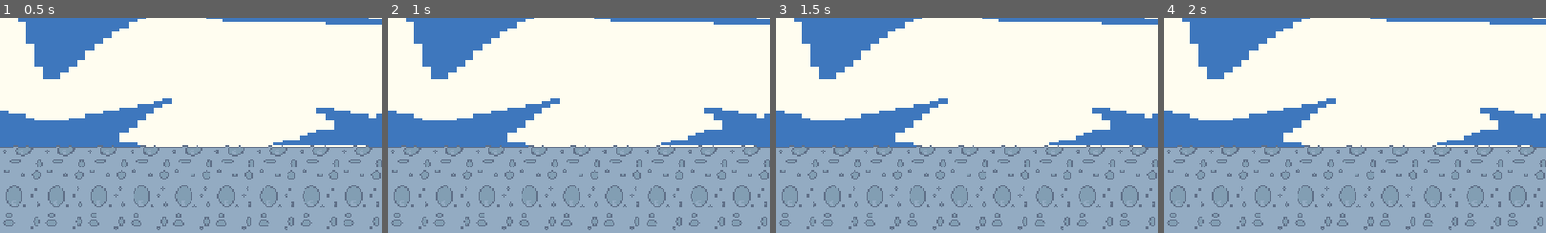
Above: before the commit, frames 1-4 (left to right).
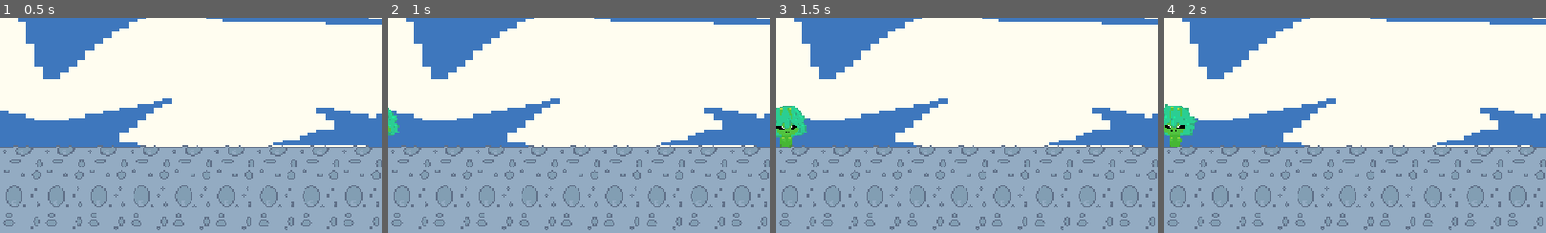
Above: after the commit, the same moments.

Repository: Kaaaamamura/Brothers-Of-The-Moon
Game: Godot game, scene res://Escenas/Mundo.tscn
The game is run twice, just before and just after one commit, with the same random seed, the same clock (stepped at 60 frames per second) and the same inputs. This scene is started directly instead of the project's main scene.
Inputs (mouse positions are % of the whole screen's width and height, from its top left):
- Up to frame 1 (0.5 s): no input
- Up to frame 2 (1 s): tap Enter (ui_accept) at 0.5 s; move the mouse to (72, 45) at 0.52 s; hold Right (ui_right) from 0.53 s (still down); tap Up (Jump) at 0.77 s
- Up to frame 3 (1.5 s): keep holding Right (ui_right); move the mouse to (30, 55) at 1.27 s
- Up to frame 4 (2 s): keep holding Right (ui_right); tap Up (Jump) at 1.52 s
The pictures show only the part of the screen within x 0-50%, y 15-65%; the shares and areas given below are measured in that part.

Frame 1 is identical in both runs. In frame 2, 0.3% of the frame differs, in the area x 0-3%, y 41-55%; in frame 3, 1.2%; in frame 4, 1.2%, in the area x 0-9%, y 40-60%.

Commit message:
Outro Hecha
Ya funciona la Outro del juego

Diff:
--- a/Entidades/Alien.tscn
+++ b/Entidades/Alien.tscn
@@ -1,6 +1,6 @@
 [gd_scene format=3 uid="uid://b8krgmvyfsi5e"]
 
-[ext_resource type="Script" uid="uid://dvgb5ha4mtvs4" path="res://Scripts/Enemigo.gd" id="1_jlm0l"]
+[ext_resource type="Script" uid="uid://0eeay6fihmv1" path="res://Scripts/alienEnd.gd" id="1_jlm0l"]
 [ext_resource type="Texture2D" uid="uid://ceu4ky5y21ywi" path="res://Sprites/Enemigos.png" id="2_jlm0l"]
 
 [sub_resource type="RectangleShape2D" id="RectangleShape2D_oi2iw"]
@@ -62,10 +62,10 @@
 visible = false
 shape = SubResource("CircleShape2D_th7r6")
 
-[node name="AreaDanio" type="Area2D" parent="." unique_id=1254889648]
+[node name="AreaOutro" type="Area2D" parent="." unique_id=1254889648]
 visible = false
 
-[node name="ColisionDanio" type="CollisionShape2D" parent="AreaDanio" unique_id=1537535900]
+[node name="ColisionOutro" type="CollisionShape2D" parent="AreaOutro" unique_id=1537535900]
 visible = false
 shape = SubResource("RectangleShape2D_hot64")
 
--- a/Escenas/Mundo.tscn
+++ b/Escenas/Mundo.tscn
@@ -225,17 +225,17 @@
 
 [node name="Enemigos" type="Node2D" parent="." unique_id=200746744]
 
-[node name="GataLien4" parent="Enemigos" unique_id=164729677 instance=ExtResource("14_mbule")]
+[node name="GataLien4" parent="Enemigos" unique_id=164729677 groups=["Enemigos"] instance=ExtResource("14_mbule")]
 position = Vector2(2332, -1868)
 
-[node name="AntLien4" parent="Enemigos" unique_id=1667058717 instance=ExtResource("15_i8y4t")]
+[node name="AntLien4" parent="Enemigos" unique_id=1667058717 groups=["Enemigos"] instance=ExtResource("15_i8y4t")]
 position = Vector2(2047, -1883)
 
-[node name="AntLien3" parent="Enemigos" unique_id=5419022 instance=ExtResource("15_i8y4t")]
+[node name="AntLien3" parent="Enemigos" unique_id=5419022 groups=["Enemigos"] instance=ExtResource("15_i8y4t")]
 position = Vector2(2553, -1867)
 
-[node name="GataLien2" parent="Enemigos" unique_id=853333619 instance=ExtResource("14_mbule")]
-position = Vector2(307, -1488)
+[node name="GataLien2" parent="Enemigos" unique_id=853333619 groups=["Enemigos"] instance=ExtResource("14_mbule")]
+position = Vector2(19, -1506)
 
 [node name="GataLien" parent="Enemigos" unique_id=1220856333 groups=["Enemigos"] instance=ExtResource("14_mbule")]
 position = Vector2(1828, -54)
@@ -246,32 +246,35 @@
 [node name="AntLien2" parent="Enemigos" unique_id=1690741543 groups=["Enemigos"] instance=ExtResource("15_i8y4t")]
 position = Vector2(797, -831)
 
-[node name="GataLien3" parent="Enemigos" unique_id=1525336516 instance=ExtResource("14_mbule")]
-position = Vector2(635, -1482)
-
-[node name="GataLien5" parent="Enemigos" unique_id=1482012705 instance=ExtResource("14_mbule")]
+[node name="GataLien3" parent="Enemigos" unique_id=1525336516 groups=["Enemigos"] instance=ExtResource("14_mbule")]
+position = Vector2(408, -1520)
+
+[node name="GataLien5" parent="Enemigos" unique_id=1482012705 groups=["Enemigos"] instance=ExtResource("14_mbule")]
 position = Vector2(610, -2686)
 
-[node name="AntLien5" parent="Enemigos" unique_id=1642331208 instance=ExtResource("15_i8y4t")]
+[node name="AntLien5" parent="Enemigos" unique_id=1642331208 groups=["Enemigos"] instance=ExtResource("15_i8y4t")]
 position = Vector2(244, -2688)
 
-[node name="GataLien6" parent="Enemigos" unique_id=999309038 instance=ExtResource("14_mbule")]
+[node name="GataLien6" parent="Enemigos" unique_id=999309038 groups=["Enemigos"] instance=ExtResource("14_mbule")]
 position = Vector2(1187, -2658)
 
-[node name="GataLien7" parent="Enemigos" unique_id=143192010 instance=ExtResource("14_mbule")]
+[node name="GataLien7" parent="Enemigos" unique_id=143192010 groups=["Enemigos"] instance=ExtResource("14_mbule")]
 position = Vector2(481, -4952)
 
-[node name="GataLien8" parent="Enemigos" unique_id=581213377 instance=ExtResource("14_mbule")]
+[node name="GataLien8" parent="Enemigos" unique_id=581213377 groups=["Enemigos"] instance=ExtResource("14_mbule")]
 position = Vector2(-239, -4959)
 
-[node name="AntLien6" parent="Enemigos" unique_id=1925249630 instance=ExtResource("15_i8y4t")]
+[node name="AntLien6" parent="Enemigos" unique_id=1925249630 groups=["Enemigos"] instance=ExtResource("15_i8y4t")]
 position = Vector2(560, -5916)
 
-[node name="AntLien7" parent="Enemigos" unique_id=1657969674 instance=ExtResource("15_i8y4t")]
+[node name="AntLien7" parent="Enemigos" unique_id=1657969674 groups=["Enemigos"] instance=ExtResource("15_i8y4t")]
 position = Vector2(1300, -6220)
 
 [node name="Alien" parent="Enemigos" unique_id=587327571 instance=ExtResource("14_i8y4t")]
 position = Vector2(2576, -6092)
+
+[node name="Alien2" parent="Enemigos" unique_id=751873173 instance=ExtResource("14_i8y4t")]
+position = Vector2(-647, -118)
 
 [node name="Cajas" type="Node2D" parent="." unique_id=256614809]
 
--- /dev/null
+++ b/Scripts/alienEnd.gd
@@ -0,0 +1,60 @@
+extends CharacterBody2D
+
+@export var VelPatrullar: float = 60.0
+@export var VelPerseguir: float = 120.0
+@export var distancia_deteccion: float = 200.0
+@export var distancia_patrulla: float = 100.0
+@onready var sprite: AnimatedSprite2D = $AnimatedSprite2D
+
+var gravity = ProjectSettings.get_setting("physics/2d/default_gravity")
+var _direccion: float = 1.0
+var _persiguiendo: bool = false
+var _jugador: Node2D = null
+var _origen_x: float
+
+
+func _ready() -> void:
+	_origen_x = global_position.x
+	$AreaDeteccion.body_entered.connect(_on_jugador_tocado)
+
+func _physics_process(delta: float) -> void:
+	# Gravedad
+	velocity.y += gravity * delta
+
+	# Detectar jugador por distancia
+	if _jugador != null:
+		var dist = global_position.distance_to(_jugador.global_position)
+		if dist < distancia_deteccion:
+			_persiguiendo = true
+		else:
+			_persiguiendo = false
+
+	if _persiguiendo and _jugador != null:
+		_perseguir()
+	else:
+		_patrullar()
+
+	sprite.flip_h = _direccion > 0
+
+	move_and_slide()
+
+	# Invertir dirección al chocar con pared
+	if is_on_wall():
+		_direccion *= -1.0
+
+func _patrullar() -> void:
+	velocity.x = VelPatrullar * _direccion
+	var dist: float = global_position.x - _origen_x
+	if dist > distancia_patrulla:
+		_direccion = -1.0
+	elif dist < -distancia_patrulla:
+		_direccion = 1.0
+
+func _perseguir() -> void:
+	var diff: float = _jugador.global_position.x - global_position.x
+	_direccion = sign(diff)
+	velocity.x = VelPerseguir * _direccion
+
+func _on_jugador_tocado(body: Node) -> void:
+	if body.is_in_group("jugador"):
+		get_tree().change_scene_to_file("res://Escenas/outro.tscn")
Not shown, added: Scripts/alienEnd.gd.uid
